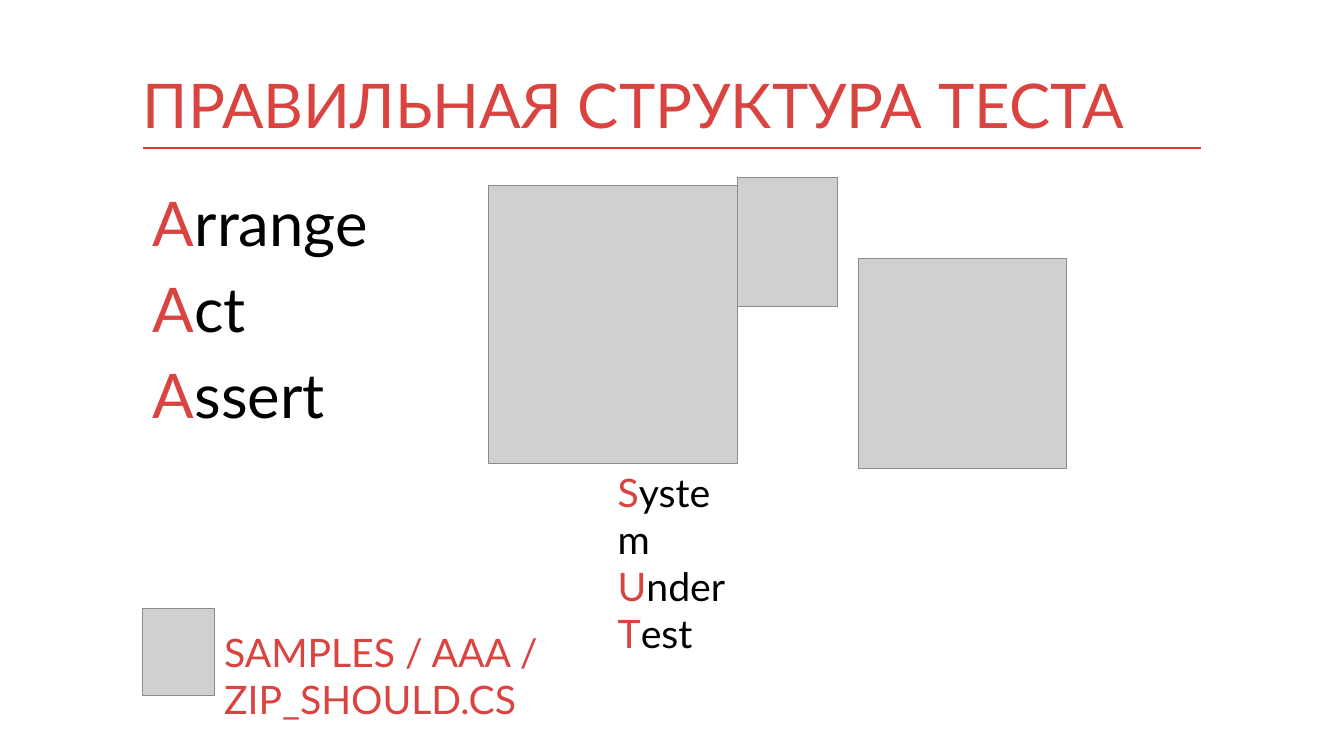
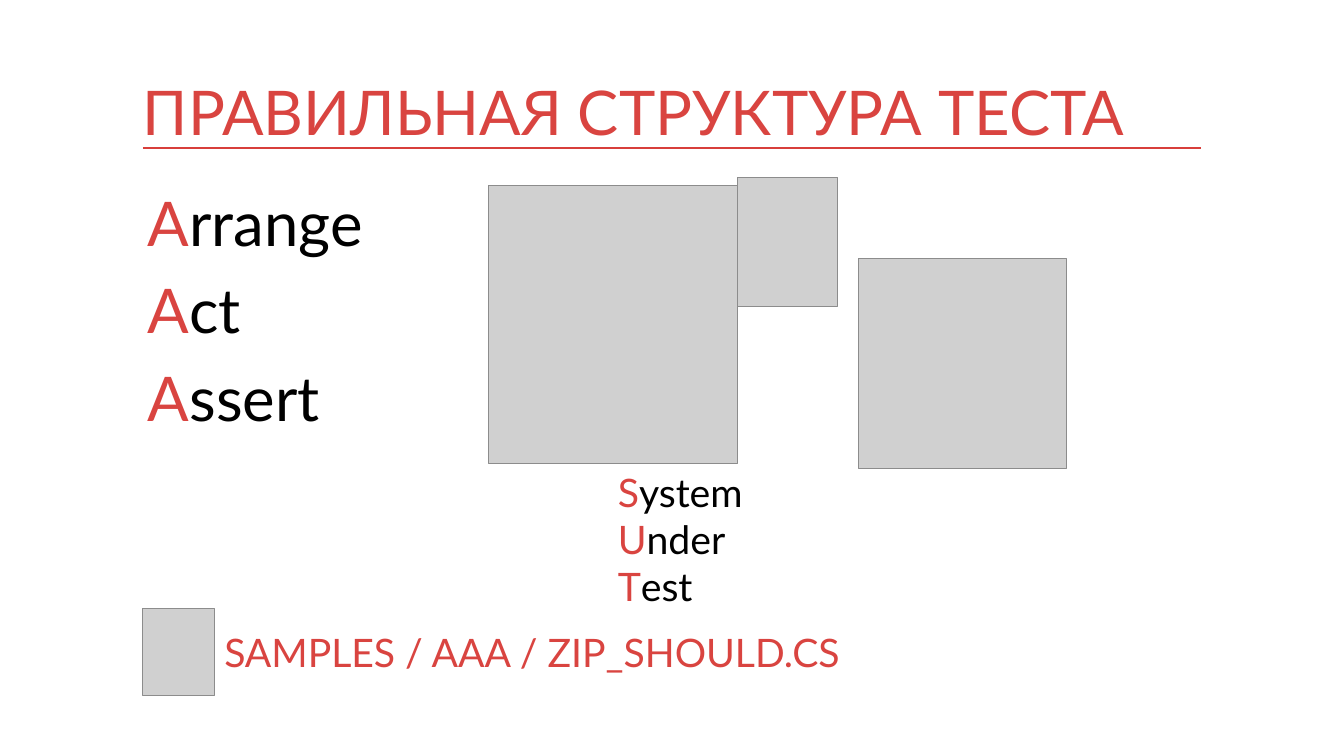
Before and after one commit to kontur-courses/testing, a slide deck: slide 6 of testing.pptx (slide 5 before the commit). Drawn at 1344x756 pixels with LibreOffice and Linux fonts; fonts in the diff are those of the drawing; grey boxes stand for pictures. Boxes give left, top, right and bottom in pixels: in the first picture for what was removed or moved away, otherwise in the second. Text is boxed around its words. In the diff, an @@ line names an element or a change of style, - is before the commit and + after.

```diff
--- a/testing.pptx
+++ b/testing.pptx
@@ title "ПРАВИЛЬНАЯ СТРУКТУРА ТЕСТА": place and size @@
-title "ПРАВИЛЬНАЯ СТРУКТУРА ТЕСТА" at box(143, 83, 1124, 129)
+title "ПРАВИЛЬНАЯ СТРУКТУРА ТЕСТА" at box(143, 90, 1124, 136)
@@ text "Arrange" at box(148, 202, 363, 422): more space between paragraphs @@
@@ text "System" rewrapped from box(618, 572, 725, 649) to box(618, 478, 743, 602) @@
@@ text "SAMPLES / AAA / ZIP_SHOULD.CS" rewrapped from box(224, 638, 516, 720) to box(224, 638, 840, 673) @@
```
Also in this commit, not shown: 24 other slides changed, 4 slides added.
